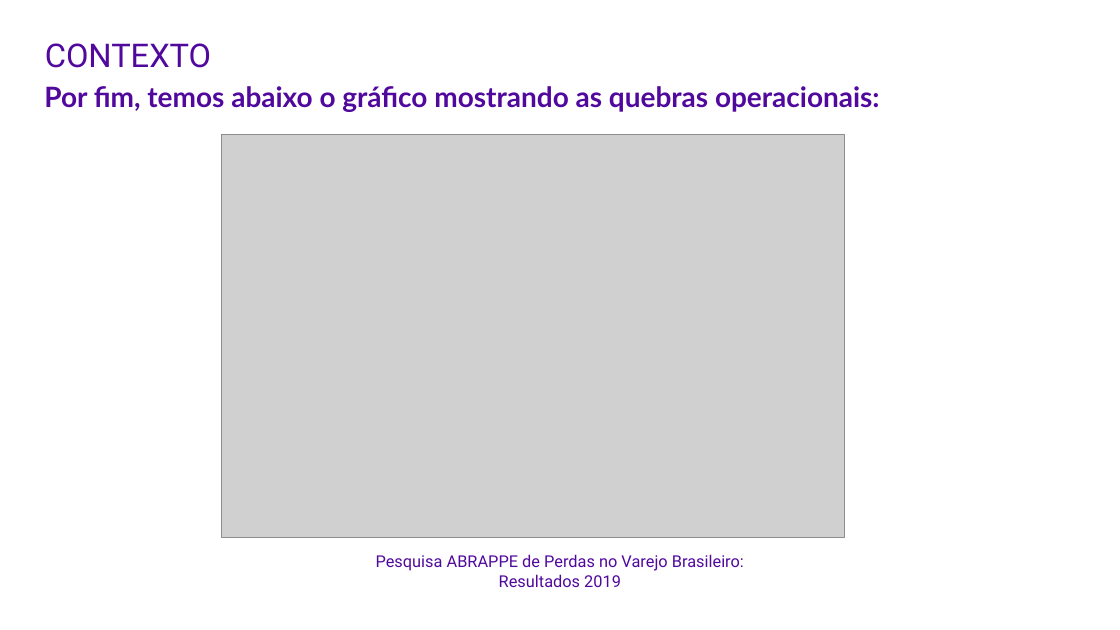
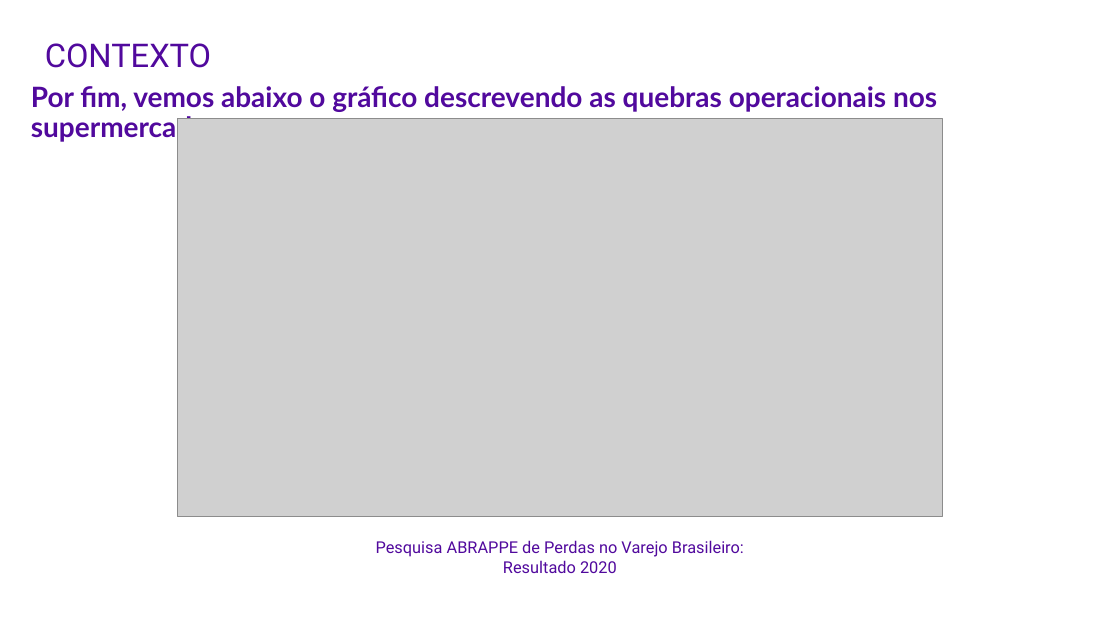
Before and after one commit to pedrohnm/ProjetoPI, a slide deck: slide 8 of PESQUISA E INOVAÇÃO.pptx. Drawn at 1120x630 pixels with LibreOffice and Linux fonts; fonts in the diff are those of the drawing; grey boxes stand for pictures; background and template pictures are left out. Boxes give left, top, right and bottom in pixels: in the first picture for what was removed or moved away, otherwise in the second. Text is boxed around its words. In the diff, an @@ line names an element or a change of style, - is before the commit and + after.

```diff
--- a/PESQUISA E INOVAÇÃO.pptx
+++ b/PESQUISA E INOVAÇÃO.pptx
@@ subtitle at (x1=31, y1=86, x2=937, y2=143): text changed @@
-Por fim, temos abaixo o gráfico mostrando as quebras operacionais:
+Por fim, vemos abaixo o gráfico descrevendo as quebras operacionais nos supermercados:
@@ picture resized from (x1=222, y1=134, x2=844, y2=538) to (x1=177, y1=118, x2=943, y2=516) @@
@@ text at (x1=376, y1=540, x2=744, y2=573): text changed @@
-Pesquisa ABRAPPE de Perdas no Varejo Brasileiro: Resultados 2019
+Pesquisa ABRAPPE de Perdas no Varejo Brasileiro: Resultado 2020
```
Also in this commit, not shown: 1 other slide changed, 1 other file.
